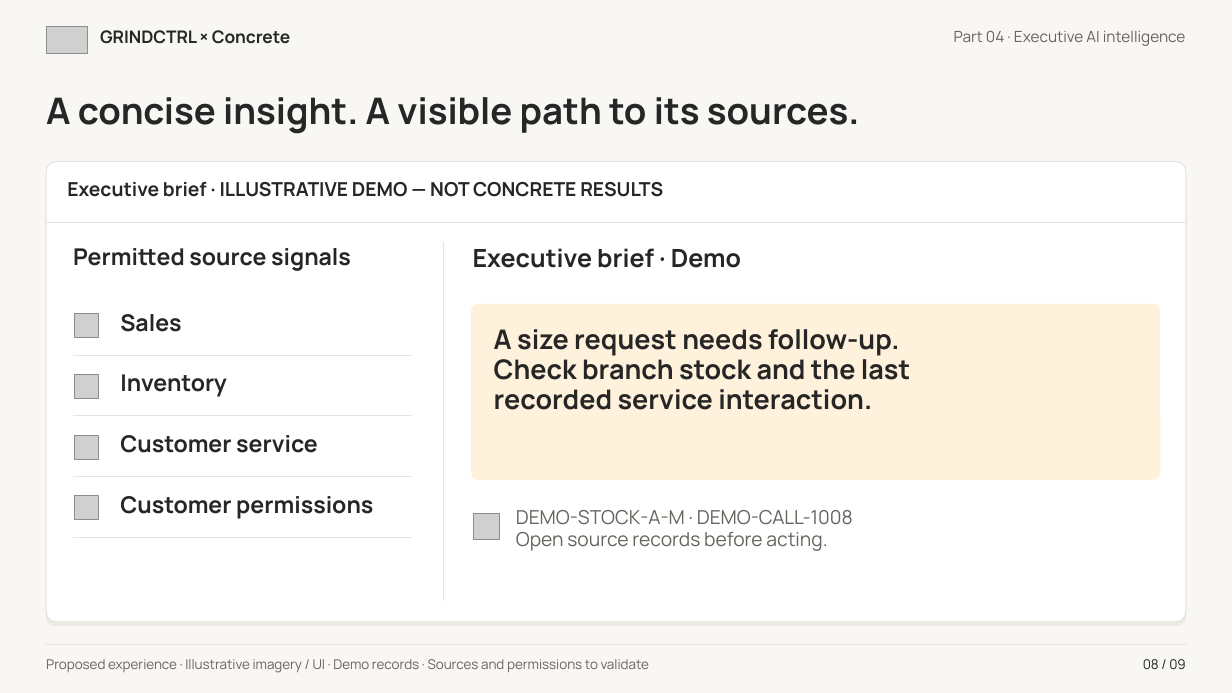
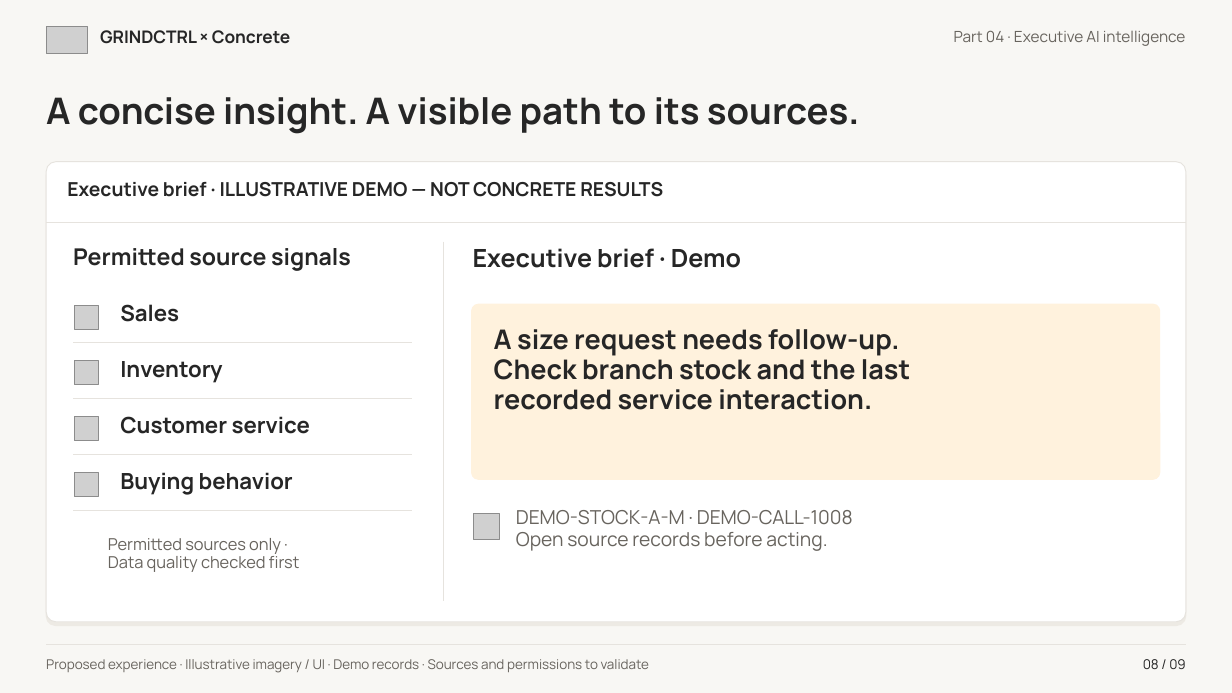
Before and after one commit to mhhmod/grindctrl_booking, a slide deck: slide 8 of GRINDCTRL_Concrete_Part04_AI_Opportunities_en.pptx. Drawn at 1232x693 pixels with LibreOffice and Linux fonts; fonts in the diff are those of the drawing; grey boxes stand for pictures; background and template pictures are left out. Boxes give left, top, right and bottom in pixels: in the first picture for what was removed or moved away, otherwise in the second. Text is boxed around its words. In the diff, an @@ line names an element or a change of style, - is before the commit and + after.

```diff
--- a/GRINDCTRL_Concrete_Part04_AI_Opportunities_en.pptx
+++ b/GRINDCTRL_Concrete_Part04_AI_Opportunities_en.pptx
@@ 1 picture, 1 text, 1 line moved together from (x1=73, y1=314, x2=412, y2=355) to (x1=73, y1=304, x2=412, y2=343) @@
@@ text "Inventory" moved from (x1=120, y1=374, x2=227, y2=397) to (x1=120, y1=361, x2=222, y2=383) @@
@@ picture moved from (x1=74, y1=374, x2=98, y2=398) to (x1=74, y1=361, x2=98, y2=385) @@
@@ size 18 to 17.2 pt; line spacing 20.2pt to 19.3pt in 3 elements at (x1=120, y1=304, x2=179, y2=322), (x1=120, y1=361, x2=222, y2=383), (x1=120, y1=416, x2=310, y2=434) @@
@@ 2 lines, 1 picture, 1 text moved together from (x1=73, y1=416, x2=412, y2=477) to (x1=73, y1=398, x2=412, y2=455) @@
@@ picture added at (x1=74, y1=472, x2=98, y2=496) @@
@@ text added at (x1=120, y1=472, x2=293, y2=494), 17.2 pt, text #262626, bold @@
+Buying behavior
@@ picture removed at (x1=74, y1=495, x2=98, y2=519) @@
@@ text removed at (x1=120, y1=496, x2=373, y2=519) @@
-Customer permissions
@@ line moved from (73, 537) - (412, 537) to (73, 510) - (412, 510) @@
@@ text added at (x1=108, y1=538, x2=300, y2=572), 12.8 pt, text #68645E @@
+Permitted sources only ·
+Data quality checked first
```
Also in this commit, not shown: 7 other slides changed, 40 other files.
